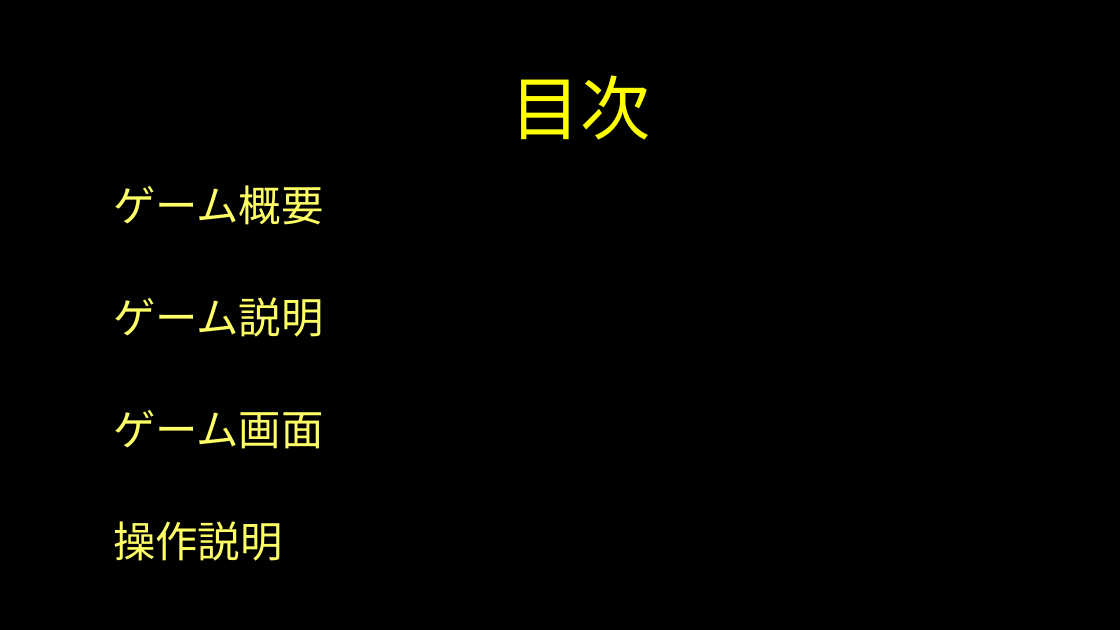
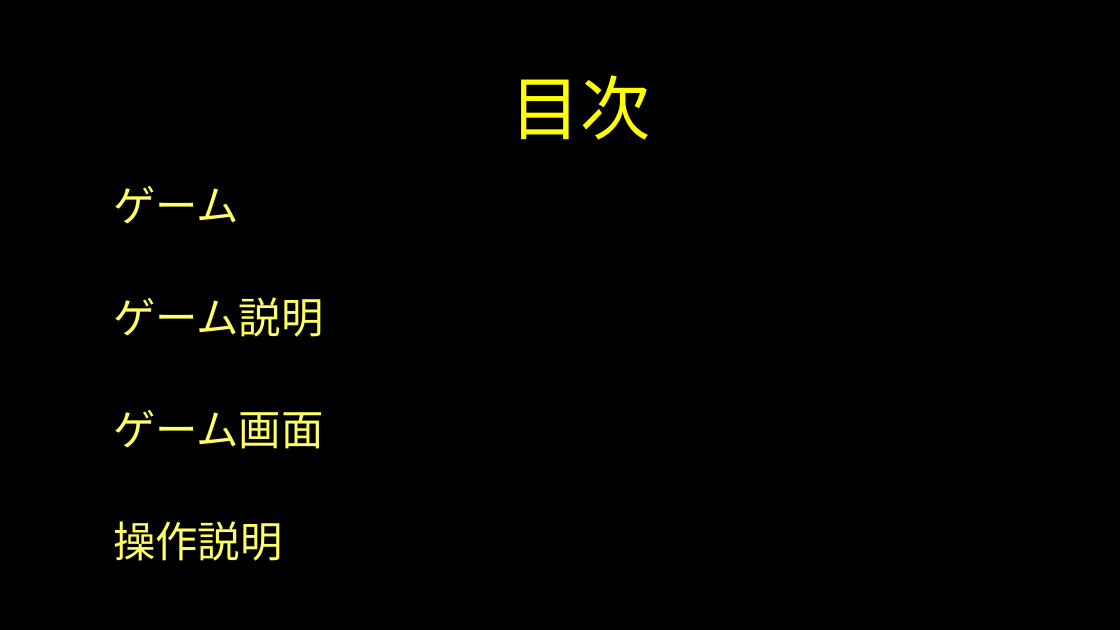
Before and after one commit to Yuito753/C, a slide deck: slide 2 of 企画書.pptx. Drawn at 1120x630 pixels with LibreOffice and Linux fonts; fonts in the diff are those of the drawing; background and template pictures are left out. Boxes give left, top, right and bottom in pixels: in the first picture for what was removed or moved away, otherwise in the second. Text is boxed around its words. In the diff, an @@ line names an element or a change of style, - is before the commit and + after.

Commit message:
aaa

```diff
--- a/企画書.pptx
+++ b/企画書.pptx
@@ text at [113,186,239,224]: text changed @@
-ゲーム概要
+ゲーム
```
Also in this commit, not shown: 1 other slide changed.
